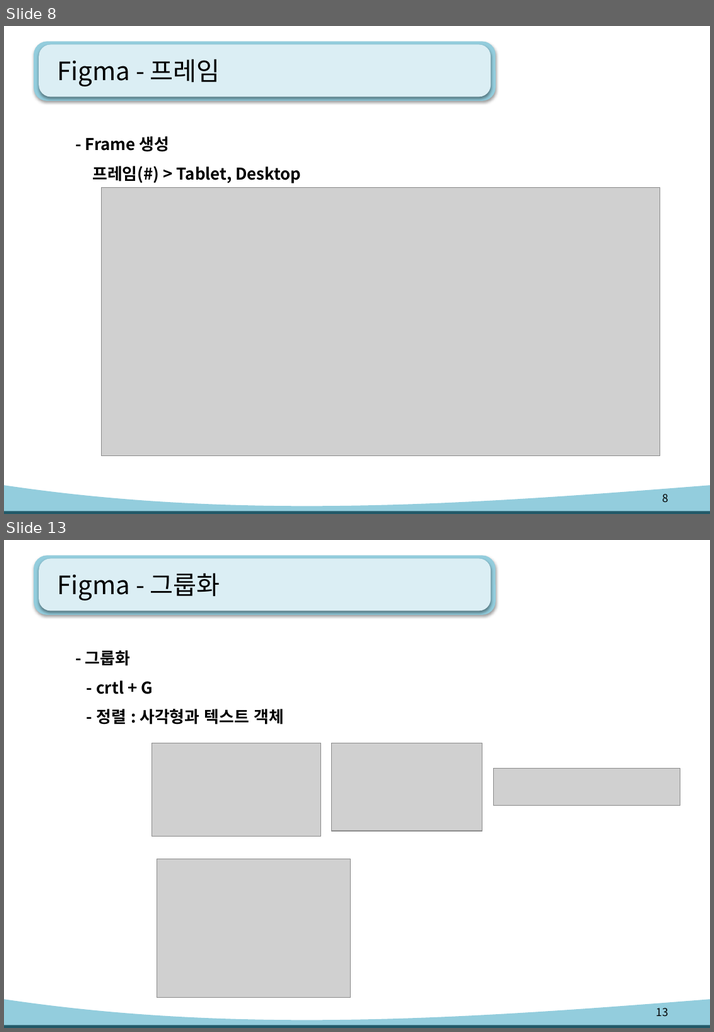
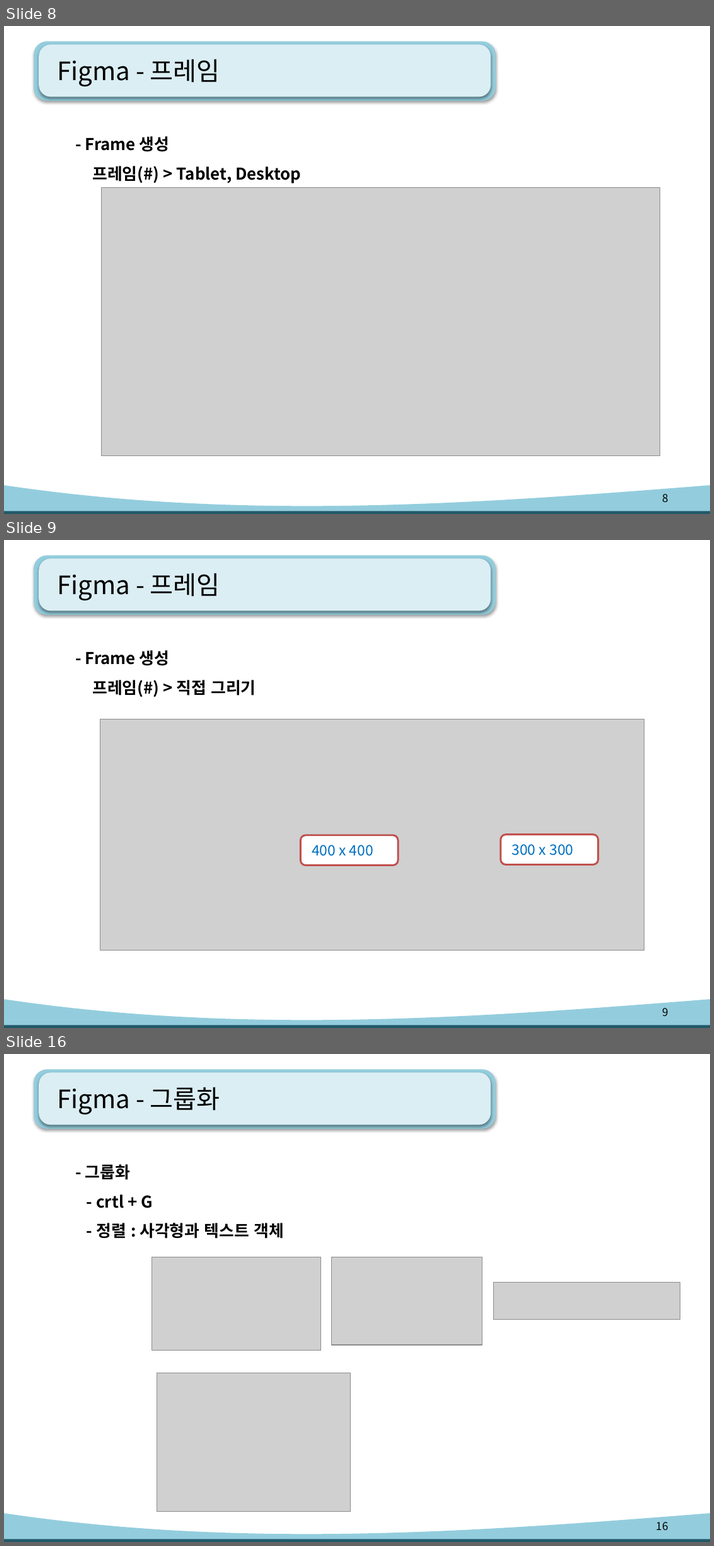
Before and after one commit to kiyongee2/green_project_web, a slide deck: figma_ppt/uiux-Figma.pptx. Shown one above the other, each under a label of ours: slides 8 and 13 before the commit, slides 8, 9 and 16 after it; the slides between them are not shown. The pictures are 714x1032 and 714x1546 pixels, drawn with LibreOffice and Linux fonts; fonts in the diff are those of the drawing; grey boxes stand for pictures. Boxes give left, top, right and bottom in pixels: in the first picture for what was removed or moved away, otherwise in the second. Text is boxed around its words. In the diff, an @@ line names an element or a change of style, - is before the commit and + after.

Commit message:
figma

```diff
--- a/figma_ppt/uiux-Figma.pptx
+++ b/figma_ppt/uiux-Figma.pptx
@@ slide 9 added at box(4, 540, 710, 1028), background #FFFFFF; not listed: 4 template elements that a slide beside it also shows @@
@@ title added at box(57, 573, 220, 600), 28 pt, text #000000 @@
+Figma - 프레임
@@ text added at box(85, 650, 255, 697), 18 pt, text #000000, bold @@
+- Frame 생성
+프레임(#) > 직접 그리기
@@ picture added at box(100, 719, 645, 951) @@
@@ rounded rectangle added at box(301, 836, 398, 866), fill #FFFFFF, outline #C0504D 2 pt, 16 pt, text #0070C0 @@
+400 x 400
@@ rounded rectangle added at box(500, 835, 598, 865), fill #FFFFFF, outline #C0504D 2 pt, 16 pt, text #0070C0 @@
+300 x 300
@@ page number added at box(662, 1008, 668, 1016), 12 pt, text #000000 @@
+9
@@ what was slide 13 is now slide 16 @@
@@ page number at box(655, 1522, 667, 1530): text changed @@
-13
+16
```
Also in this commit, not shown: 3 slides changed, 3 other slides added, 1 slide removed, 2 other files.
